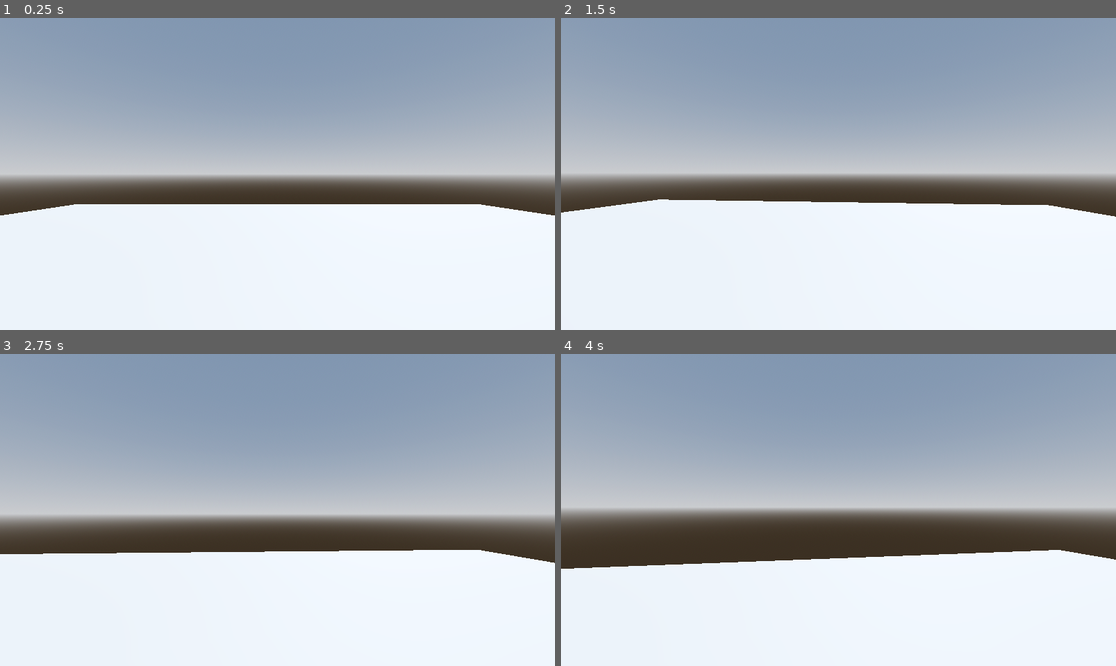
Above: before the commit, frames 1-4 (two rows, left to right).
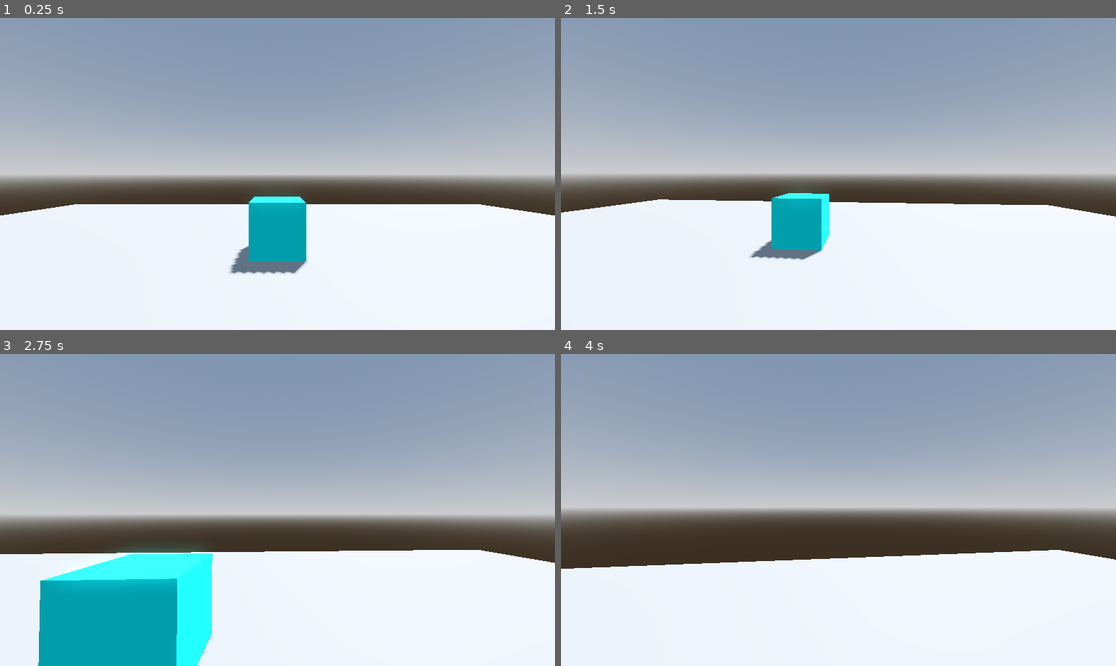
Above: after the commit, the same moments.

Repository: viamill/spooky-jam-2025
Game: Godot game, scene res://src/game.tscn
Same seed, same stepped clock (60 frames per second), same inputs: the game is played once before the commit and once after it.
Inputs (mouse positions are in pixels of both pictures, inside the frame that each line leads up to):
- Up to frame 1 (0.25 s): no input
- Up to frame 2 (1.5 s): tap Enter at 0.5 s; move the mouse to (960, 158) at 0.52 s; press the mouse at (960, 158) at 0.53 s; hold D (move_right) 0.53-1.28 s; move the mouse to (810, 174) at 1.27 s; release the mouse at (810, 174) at 1.28 s; hold W (move_forward) from 1.28 s (still down); click (810, 174) at 1.35 s
- Up to frame 3 (2.75 s): keep holding W (move_forward); move the mouse to (288, 503) at 2.02 s; press the mouse at (288, 503) at 2.03 s
- Up to frame 4 (4 s): keep holding W (move_forward); move the mouse to (832, 516) at 2.77 s; release the mouse at (832, 516) at 2.78 s; click (832, 516) at 2.85 s; move the mouse to (877, 513) at 3.52 s; press the mouse at (877, 513) at 3.53 s

The runs differ from the first frame. In frame 1, 2.7% of the frame differs, in the area x 41-56%, y 57-82%; in frame 2, 2.2%; in frame 3, 11%, in the area x 6-39%, y 62-100%; in frame 4, nothing differs.

Commit message:
Add interactable example and change player handle_input

Diff:
--- a/src/player/player.gd
+++ b/src/player/player.gd
@@ -33,6 +33,8 @@
 func handle_input(event: InputEvent) -> void:
 	Input.set_mouse_mode(Input.MOUSE_MODE_CAPTURED)
 
+	_input_dir = Input.get_vector("move_left", "move_right", "move_forward", "move_backward")
+
 	if event is InputEventMouseMotion:
 		rotate_y(-deg_to_rad(event.relative.x * mouse_sensitivity))
 		head.rotate_x(-deg_to_rad(event.relative.y * mouse_sensitivity))
@@ -42,5 +44,3 @@
 		var collider: Object = raycast.get_collider()
 		if collider and collider is Interactable:
 			collider.interact()
-
-	_input_dir = Input.get_vector("move_left", "move_right", "move_forward", "move_backward")
--- /dev/null
+++ b/temp/interactable_box.gd
@@ -0,0 +1,5 @@
+extends Interactable
+
+
+func interact() -> void:
+	print("The box has been interacted with")
--- /dev/null
+++ b/temp/interactable_box.tscn
@@ -0,0 +1,21 @@
+[gd_scene load_steps=5 format=3 uid="uid://cm37go1q8bkqv"]
+
+[ext_resource type="Script" uid="uid://dsnuatdo7nvnn" path="res://temp/interactable_box.gd" id="1_gqk3b"]
+
+[sub_resource type="BoxShape3D" id="BoxShape3D_uhloa"]
+
+[sub_resource type="BoxMesh" id="BoxMesh_pxy15"]
+
+[sub_resource type="StandardMaterial3D" id="StandardMaterial3D_fdmns"]
+albedo_color = Color(0, 1, 1, 1)
+
+[node name="InteractableBox" type="StaticBody3D"]
+script = ExtResource("1_gqk3b")
+metadata/_custom_type_script = "uid://bh4fink2wpb0e"
+
+[node name="CollisionShape3D" type="CollisionShape3D" parent="."]
+shape = SubResource("BoxShape3D_uhloa")
+
+[node name="MeshInstance3D" type="MeshInstance3D" parent="."]
+mesh = SubResource("BoxMesh_pxy15")
+surface_material_override/0 = SubResource("StandardMaterial3D_fdmns")
--- a/temp/test_range.tscn
+++ b/temp/test_range.tscn
@@ -1,4 +1,6 @@
-[gd_scene load_steps=4 format=3 uid="uid://5bfkb62tk8ys"]
+[gd_scene load_steps=5 format=3 uid="uid://5bfkb62tk8ys"]
+
+[ext_resource type="PackedScene" uid="uid://cm37go1q8bkqv" path="res://temp/interactable_box.tscn" id="1_3vor8"]
 
 [sub_resource type="ProceduralSkyMaterial" id="ProceduralSkyMaterial_q2pfp"]
 sky_horizon_color = Color(0.662243, 0.671743, 0.686743, 1)
@@ -25,3 +27,6 @@
 [node name="CSGBox3D" type="CSGBox3D" parent="."]
 use_collision = true
 size = Vector3(20, 1, 20)
+
+[node name="InteractableBox" parent="." instance=ExtResource("1_3vor8")]
+transform = Transform3D(1, 0, 0, 0, 1, 0, 0, 0, 1, 0, 1, -4)
Not shown, added: temp/interactable_box.gd.uid
